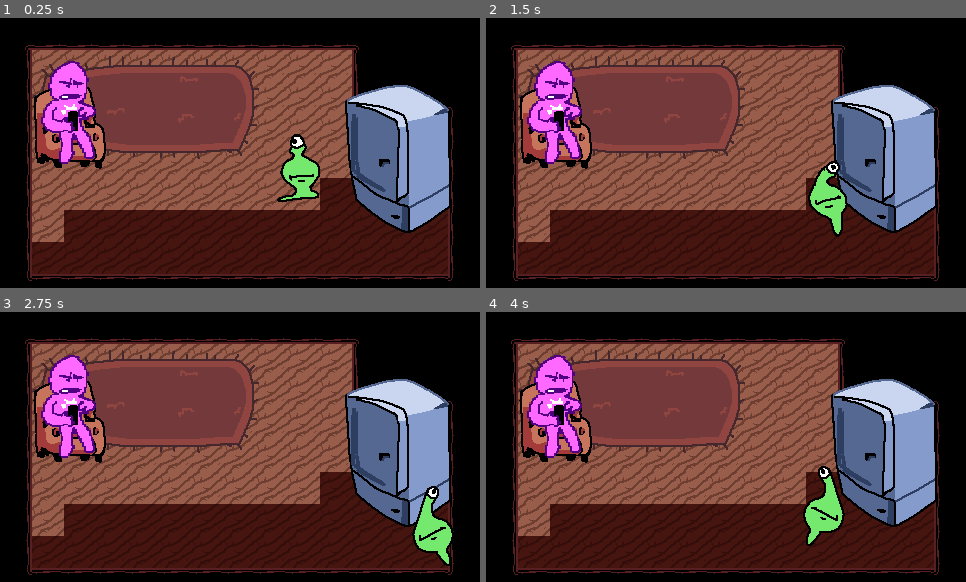
Above: before the commit, frames 1-4 (two rows, left to right).
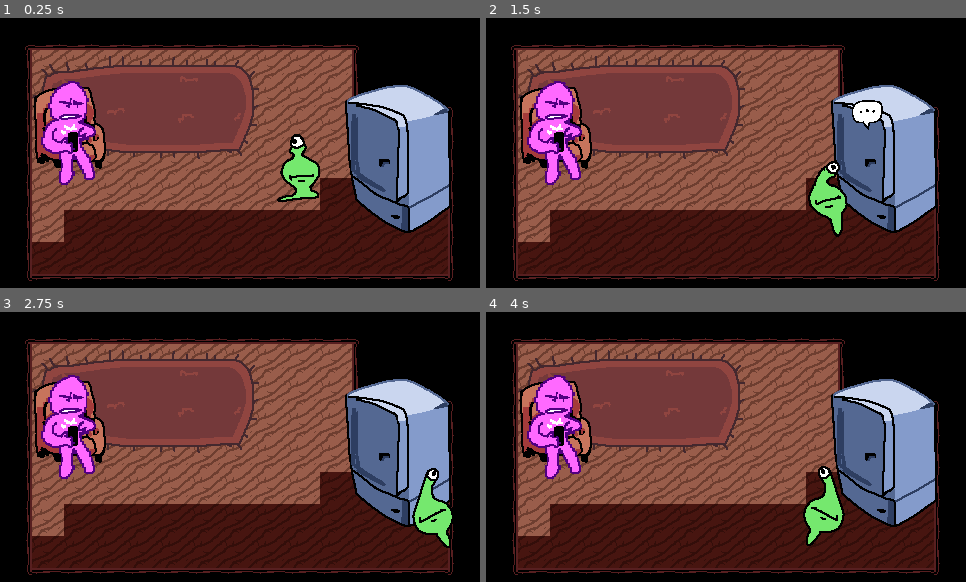
Above: after the commit, the same moments.

Repository: hryspider/GGJ-Committee-Team26
Game: Godot game, scene res://rooms/roomate_house.tscn
The game is run twice, just before and just after one commit, with the same random seed, the same clock (stepped at 60 frames per second) and the same inputs. This scene is started directly instead of the project's main scene.
Inputs (mouse positions are in pixels of both pictures, inside the frame that each line leads up to):
- Up to frame 1 (0.25 s): no input
- Up to frame 2 (1.5 s): move the mouse to (831, 139) at 0.52 s; hold D (right) 0.53-1.28 s; tap E (interact) at 0.6 s; click (831, 139) at 0.8 s; move the mouse to (630, 166) at 1.27 s; hold S (down) from 1.28 s (still down); click (630, 166) at 1.35 s
- Up to frame 3 (2.75 s): tap E (interact) at 1.55, 2.1 s; move the mouse to (288, 387) at 2.02 s; release S (down) at 2.03 s; hold D (right) from 2.03 s (still down); click (288, 387) at 2.3 s
- Up to frame 4 (4 s): move the mouse to (702, 501) at 2.77 s; release D (right) at 2.78 s; hold W (up) 2.78-3.53 s; click (702, 501) at 2.85 s; tap E (interact) at 3.05, 3.6 s; move the mouse to (870, 487) at 3.52 s; hold A (left) from 3.53 s (still down); click (870, 487) at 3.8 s

The runs differ from the first frame. In frame 1, 2.8% of the frame differs, in the area x 8-20%, y 15-62%; in frame 2, 3.3%; in frame 3, 4.2%, in the area x 8-95%, y 15-95%; in frame 4, 2.8%.

Commit message:
working on dictionary

Diff:
--- a/globals/langauge_globals.gd
+++ b/globals/langauge_globals.gd
@@ -5,18 +5,23 @@
 }
 
 @onready var english_to_gleep = {
-	"i":"db",
+	"me":"db",
 	"want":"od",
-	"food":"da"
+	"food":"da",
+	"milk":"mg"
 }
 
 var gleep_to_english = {}
+
+var mentioned_words = [
+	"mg"
+]
 
 # Called when the node enters the scene tree for the first time.
 func _ready() -> void:
 	for k in english_to_gleep.keys():
 		gleep_to_english[english_to_gleep[k]] = k
 
-# Called every frame. 'delta' is the elapsed time since the previous frame.
-func _process(delta: float) -> void:
-	pass
+func add_word(word):
+	if gleep_to_english.has(word) and not mentioned_words.has(word):
+		mentioned_words.append(word)
--- a/objects/glorp.gd
+++ b/objects/glorp.gd
@@ -70,7 +70,6 @@
 			arms[i].appear()
 	if nothing_held:
 		current_emotion = -1
-	print(current_emotion)
 
 func _on_sprite_animation_changed():
 	eye.visible = sprite.animation == "idle"
--- a/objects/npc.gd
+++ b/objects/npc.gd
@@ -34,3 +34,4 @@
 
 func finished_dialog():
 	talking = false
+	get_tree().get_first_node_in_group("player").can_move = true
--- /dev/null
+++ b/objects/overlay.gd
@@ -0,0 +1,31 @@
+extends CanvasGroup
+
+var can_close = false
+var open = false
+signal finished
+
+func _ready():
+	hide()
+	modulate.a = 0
+
+
+# Called every frame. 'delta' is the elapsed time since the previous frame.
+func _process(delta):
+	if open:
+		modulate.a += delta*3
+	else:
+		modulate.a -= delta*3
+	modulate.a = clampf(modulate.a, 0, 1)
+	if Input.is_action_just_pressed("interact") and modulate.a >= 1 and open:
+		emit_signal("finished")
+		open = false
+		can_close = false
+
+
+
+
+func appear():
+	can_close = false
+	open = true
+	print("gup")
+	show()
--- /dev/null
+++ b/objects/randomjitter.gd
@@ -0,0 +1,10 @@
+extends Node
+
+@export var intensity := 0
+@onready var base_pos
+
+func _ready():
+	base_pos = get_parent().position
+
+func _process(delta):
+	get_parent().position = base_pos + Vector2(randf_range(-1.0, 1.0), randf_range(-1.0, 1.0))*intensity
--- a/objects/rune.tscn
+++ b/objects/rune.tscn
@@ -25,7 +25,6 @@
 
 [node name="RuneLabel" type="Label" parent="." unique_id=1947407639]
 material = ExtResource("4_ru05i")
-instance_shader_parameters/localjitterscale = 2.0
 layout_mode = 1
 anchors_preset = 8
 anchor_left = 0.5
@@ -45,8 +44,7 @@
 
 [node name="TextOverlay" type="Label" parent="." unique_id=1319333999]
 material = ExtResource("4_ru05i")
-instance_shader_parameters/color = Color(0.914, 0.529, 0.306, 1)
-instance_shader_parameters/localjitterscale = 2.0
+instance_shader_parameters/color = Color(0, 0, 0, 1)
 layout_mode = 1
 anchors_preset = 8
 anchor_left = 0.5
--- a/objects/speech_bubble.tscn
+++ b/objects/speech_bubble.tscn
@@ -1,16 +1,15 @@
-[gd_scene format=3 uid="uid://c0n0vbdml0yvr"]
+[gd_scene format=3 uid="uid://ctutqfn3ctx3"]
 
 [ext_resource type="Texture2D" uid="uid://b2r31vut8s8wn" path="res://images/ui/speech_bubble_the_long_way.png" id="1_1jhtw"]
 [ext_resource type="Shader" uid="uid://btxr4e7dfnmlk" path="res://shaders/pixel_jitter.gdshader" id="1_l3rl6"]
-[ext_resource type="PackedScene" uid="uid://c51y5j28tked8" path="res://objects/rune.tscn" id="2_l3rl6"]
-[ext_resource type="Script" uid="uid://di3xm10lmgwvf" path="res://objects/speech_bubble.gd" id="3_tigkg"]
+[ext_resource type="PackedScene" uid="uid://5l0cney3hjrd" path="res://objects/rune.tscn" id="2_l3rl6"]
+[ext_resource type="Script" path="res://objects/speech_bubble.gd" id="3_tigkg"]
 
 [sub_resource type="ShaderMaterial" id="ShaderMaterial_tigkg"]
 shader = ExtResource("1_l3rl6")
 
 [node name="SpeechBubble" type="TextureRect" unique_id=978684587]
 material = SubResource("ShaderMaterial_tigkg")
-instance_shader_parameters/color = Color(0.6542321, 0.6542321, 0.654232, 1)
 anchors_preset = 15
 anchor_right = 1.0
 anchor_bottom = 1.0
--- a/project.godot
+++ b/project.godot
@@ -21,7 +21,6 @@
 
 [autoload]
 
-ShaderGlobals="*uid://m7a6cafqubqu"
 LangaugeGlobals="*uid://dfyrygyakv53w"
 
 [display]
@@ -77,6 +76,11 @@
 "events": [Object(InputEventKey,"resource_local_to_scene":false,"resource_name":"","device":-1,"window_id":0,"alt_press …(192 unchanged characters)…
 ]
 }
+click={
+"deadzone": 0.2,
+"events": [Object(InputEventMouseButton,"resource_local_to_scene":false,"resource_name":"","device":-1,"window_id":0,"alt_pressed":false,"shift_pressed":false,"ctrl_pressed":false,"meta_pressed":false,"button_mask":0,"position":Vector2(0, 0),"global_position":Vector2(0, 0),"factor":1.0,"button_index":1,"canceled":false,"pressed":false,"double_click":false,"script":null)
+]
+}
 
 [rendering]
 
--- a/rooms/roomate_house.tscn
+++ b/rooms/roomate_house.tscn
@@ -9,6 +9,7 @@
 [ext_resource type="PackedScene" uid="uid://bf44lvopd5hap" path="res://objects/glorp.tscn" id="7_feemj"]
 [ext_resource type="AudioStream" uid="uid://dffxco2oi8adw" path="res://audio/bgm/glorphouse.ogg" id="8_qutpp"]
 [ext_resource type="Texture2D" uid="uid://cam77s4e72kpq" path="res://images/roomie.png" id="9_gcgwm"]
+[ext_resource type="PackedScene" uid="uid://cxi1s7yovutcc" path="res://ui/milk_overlay.tscn" id="10_vlxrc"]
 
 [sub_resource type="TileSetAtlasSource" id="TileSetAtlasSource_kiath"]
 texture = ExtResource("1_ovko6")
@@ -81,17 +82,28 @@
 "speed": 5.0
 }]
 
+[sub_resource type="SpriteFrames" id="SpriteFrames_gcgwm"]
+animations = [{
+"frames": [],
+"loop": true,
+"name": &"idle",
+"speed": 5.0
+}]
+
 [node name="RoomateHouse" type="Node2D" unique_id=848884293]
+y_sort_enabled = true
 
 [node name="TileMap" type="TileMap" parent="." unique_id=1681764917]
 tile_set = SubResource("TileSet_cf0wr")
 rendering_quadrant_size = 32
 format = 2
 layer_0/name = "BG"
+layer_0/z_index = -1
 layer_0/tile_data = PackedInt32Array(0, 1, 1879048194, 1, 1, 1610612737, 2, 1, 1610612737, 3, 1, 1610612737, 4, 1, 1610 …(2205 unchanged characters)…
 
 [node name="Rug" type="Sprite2D" parent="." unique_id=1613650201]
 modulate = Color(0.88, 0.39027998, 0.3256, 1)
+z_index = -1
 position = Vector2(147, 93)
 texture = ExtResource("3_qutpp")
 
@@ -118,5 +130,15 @@
 autoplay = true
 
 [node name="NPC" parent="." unique_id=1006169553 instance=ExtResource("6_jj6hg")]
-position = Vector2(73, 92)
+position = Vector2(73, 113)
 spriteframes = SubResource("SpriteFrames_cf0wr")
+
+[node name="NPC2" parent="." unique_id=1470391285 instance=ExtResource("6_jj6hg")]
+position = Vector2(382, 151)
+spriteframes = SubResource("SpriteFrames_gcgwm")
+
+[node name="Milk Overlay" parent="." unique_id=217854680 instance=ExtResource("10_vlxrc")]
+visible = false
+
+[connection signal="talk" from="NPC2" to="Milk Overlay" method="appear"]
+[connection signal="finished" from="Milk Overlay" to="NPC2" method="finished_dialog"]
--- /dev/null
+++ b/ui/dictionary.gd
@@ -0,0 +1,17 @@
+extends Node2D
+
+@onready var dict_rune_scene = preload("res://ui/dictionary_rune.tscn")
+# Called when the node enters the scene tree for the first time.
+func _ready():
+	var dict_rune_inst
+	for word in LangaugeGlobals.mentioned_words:
+		dict_rune_inst = dict_rune_scene.instantiate()
+		dict_rune_inst.position = Vector2(randf(), randf())*get_viewport_rect().size
+		add_child(dict_rune_inst)
+		dict_rune_inst.rune.set_rune_text(word)
+		dict_rune_inst.rune.set_text_overlay(LangaugeGlobals.gleep_to_english[word])
+
+
+# Called every frame. 'delta' is the elapsed time since the previous frame.
+func _process(delta):
+	pass
--- /dev/null
+++ b/ui/dictionary.tscn
@@ -0,0 +1,35 @@
+[gd_scene format=3 uid="uid://bnvntx833xl5m"]
+
+[ext_resource type="Script" uid="uid://bo8885v37ypnu" path="res://ui/dictionary.gd" id="1_71f5y"]
+
+[sub_resource type="WorldBoundaryShape2D" id="WorldBoundaryShape2D_cbj34"]
+normal = Vector2(1, 0)
+
+[node name="Dictionary" type="Node2D" unique_id=1655798945]
+script = ExtResource("1_71f5y")
+
+[node name="StaticBody2D" type="StaticBody2D" parent="." unique_id=584298606]
+
+[node name="CollisionShape2D" type="CollisionShape2D" parent="StaticBody2D" unique_id=917974471]
+position = Vector2(16, 0)
+shape = SubResource("WorldBoundaryShape2D_cbj34")
+
+[node name="CollisionShape2D2" type="CollisionShape2D" parent="StaticBody2D" unique_id=69633386]
+position = Vector2(464, 0)
+rotation = 3.1415927
+shape = SubResource("WorldBoundaryShape2D_cbj34")
+
+[node name="CollisionShape2D3" type="CollisionShape2D" parent="StaticBody2D" unique_id=171207840]
+position = Vector2(239, 246)
+rotation = -1.5707964
+shape = SubResource("WorldBoundaryShape2D_cbj34")
+
+[node name="CollisionShape2D4" type="CollisionShape2D" parent="StaticBody2D" unique_id=683778775]
+position = Vector2(239, 246)
+rotation = -1.5707964
+shape = SubResource("WorldBoundaryShape2D_cbj34")
+
+[node name="CollisionShape2D5" type="CollisionShape2D" parent="StaticBody2D" unique_id=1710814418]
+position = Vector2(233, 16)
+rotation = 1.5707964
+shape = SubResource("WorldBoundaryShape2D_cbj34")
--- /dev/null
+++ b/ui/dictionary_rune.gd
@@ -0,0 +1,24 @@
+extends RigidBody2D
+
+
+@onready var rune = $Rune
+var hovered = false
+
+signal blast_away(pos)
+
+# Called every frame. 'delta' is the elapsed time since the previous frame.
+func _physics_process(delta):
+	angular_velocity = -rotation
+	if Input.is_action_just_pressed("down"):
+		apply_central_force(Vector2(randi_range(-100,100), randi_range(-100,100))*1000)
+	if Input.is_action_just_pressed("click") and hovered:
+		rune.set_text_overlay("...")
+		emit_signal("blast_away", position)
+		print("gog")
+
+func _on_area_2d_mouse_entered():
+	hovered = true
+
+
+func _on_area_2d_mouse_exited():
+	hovered = false
--- /dev/null
+++ b/ui/dictionary_rune.tscn
@@ -0,0 +1,39 @@
+[gd_scene format=3 uid="uid://kd4ylo1s3p7k"]
+
+[ext_resource type="Script" uid="uid://bqk2ucw03effj" path="res://ui/dictionary_rune.gd" id="1_31lh2"]
+[ext_resource type="PackedScene" uid="uid://5l0cney3hjrd" path="res://objects/rune.tscn" id="1_n8142"]
+
+[sub_resource type="PhysicsMaterial" id="PhysicsMaterial_31lh2"]
+friction = 0.59
+bounce = 0.65
+
+[sub_resource type="CapsuleShape2D" id="CapsuleShape2D_31lh2"]
+radius = 25.0
+height = 80.0
+
+[sub_resource type="CapsuleShape2D" id="CapsuleShape2D_2gwdq"]
+radius = 17.0
+height = 60.0
+
+[node name="DictionaryRune" type="RigidBody2D" unique_id=82018957]
+physics_material_override = SubResource("PhysicsMaterial_31lh2")
+gravity_scale = 0.0
+script = ExtResource("1_31lh2")
+
+[node name="CollisionShape2D" type="CollisionShape2D" parent="." unique_id=109208763]
+rotation = 1.5707964
+shape = SubResource("CapsuleShape2D_31lh2")
+
+[node name="Rune" parent="." unique_id=1261957074 instance=ExtResource("1_n8142")]
+offset_top = -2.0
+offset_bottom = -2.0
+metadata/_edit_use_anchors_ = true
+
+[node name="Area2D" type="Area2D" parent="." unique_id=1757229246]
+
+[node name="CollisionShape2D" type="CollisionShape2D" parent="Area2D" unique_id=1401405003]
+rotation = 1.5707964
+shape = SubResource("CapsuleShape2D_2gwdq")
+
+[connection signal="mouse_entered" from="Area2D" to="." method="_on_area_2d_mouse_entered"]
+[connection signal="mouse_exited" from="Area2D" to="." method="_on_area_2d_mouse_exited"]
--- /dev/null
+++ b/ui/milk_overlay.tscn
@@ -0,0 +1,29 @@
+[gd_scene format=3 uid="uid://cxi1s7yovutcc"]
+
+[ext_resource type="Script" uid="uid://s5h05twrmbuc" path="res://objects/overlay.gd" id="1_c6876"]
+[ext_resource type="Texture2D" uid="uid://b0tqygjcb2amt" path="res://images/milkbg.png" id="2_g5hlc"]
+[ext_resource type="Material" uid="uid://v34j4uwqvkvk" path="res://shaders/pixel_jitter_material.tres" id="2_qf51l"]
+[ext_resource type="Shader" uid="uid://btxr4e7dfnmlk" path="res://shaders/pixel_jitter.gdshader" id="3_g5hlc"]
+[ext_resource type="Texture2D" uid="uid://deau4sxf2tbd7" path="res://images/milkhand.png" id="3_qf51l"]
+[ext_resource type="Script" uid="uid://kp6pgxri0cns" path="res://objects/randomjitter.gd" id="4_p3vkp"]
+
+[sub_resource type="ShaderMaterial" id="ShaderMaterial_qf51l"]
+shader = ExtResource("3_g5hlc")
+
+[node name="Milk Overlay" type="CanvasGroup" unique_id=49455143]
+z_index = 999
+script = ExtResource("1_c6876")
+
+[node name="Milkbg" type="Sprite2D" parent="." unique_id=609745426]
+material = ExtResource("2_qf51l")
+texture = ExtResource("2_g5hlc")
+centered = false
+
+[node name="Milkhand" type="Sprite2D" parent="." unique_id=943507470]
+material = SubResource("ShaderMaterial_qf51l")
+position = Vector2(265, 144)
+texture = ExtResource("3_qf51l")
+
+[node name="Node" type="Node" parent="Milkhand" unique_id=1001083108]
+script = ExtResource("4_p3vkp")
+intensity = 4
--- /dev/null
+++ b/ui/npc_dialog.gd
@@ -0,0 +1,12 @@
+extends Node
+
+@export var lines : PackedStringArray
+
+# Called when the node enters the scene tree for the first time.
+func _ready():
+	pass # Replace with function body.
+
+
+# Called every frame. 'delta' is the elapsed time since the previous frame.
+func _process(delta):
+	pass
--- /dev/null
+++ b/ui/npc_dialog.tscn
@@ -0,0 +1,7 @@
+[gd_scene format=3 uid="uid://jnjrf03hmnnh"]
+
+[ext_resource type="Script" uid="uid://cx3i0m1aydsnx" path="res://ui/npc_dialog.gd" id="1_pcxxj"]
+
+[node name="NPCDialog" type="Node" unique_id=2047505275]
+script = ExtResource("1_pcxxj")
+lines = PackedStringArray("Hello!", "Another thing!")
Binary file added: images/dictionaryoverlay.png
Not shown, added: images/dictionaryoverlay.png.import
Binary file added: images/milkbg.png
Not shown, added: images/milkbg.png.import
Binary file added: images/milkhand.png
Not shown, added: images/milkhand.png.import
Not shown, added: objects/overlay.gd.uid
Not shown, added: objects/randomjitter.gd.uid
Not shown: 1 places in objects/rune.tscn that only renumber resources
Not shown, added: ui/dictionary.gd.uid
Not shown, added: ui/dictionary_rune.gd.uid
Not shown, added: ui/npc_dialog.gd.uid
